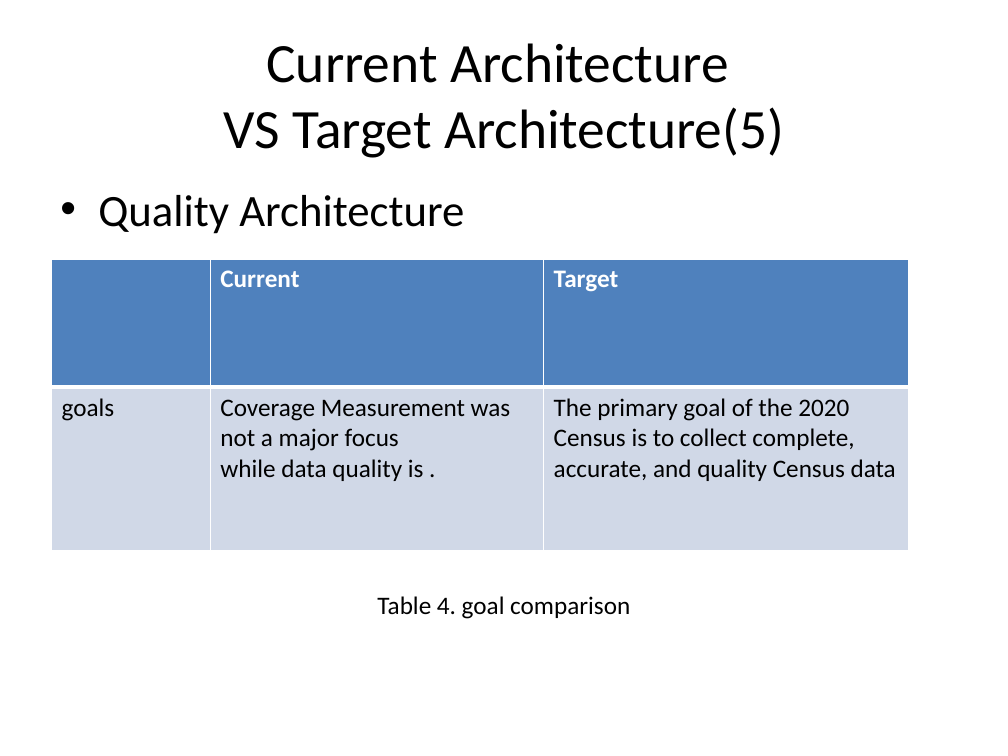
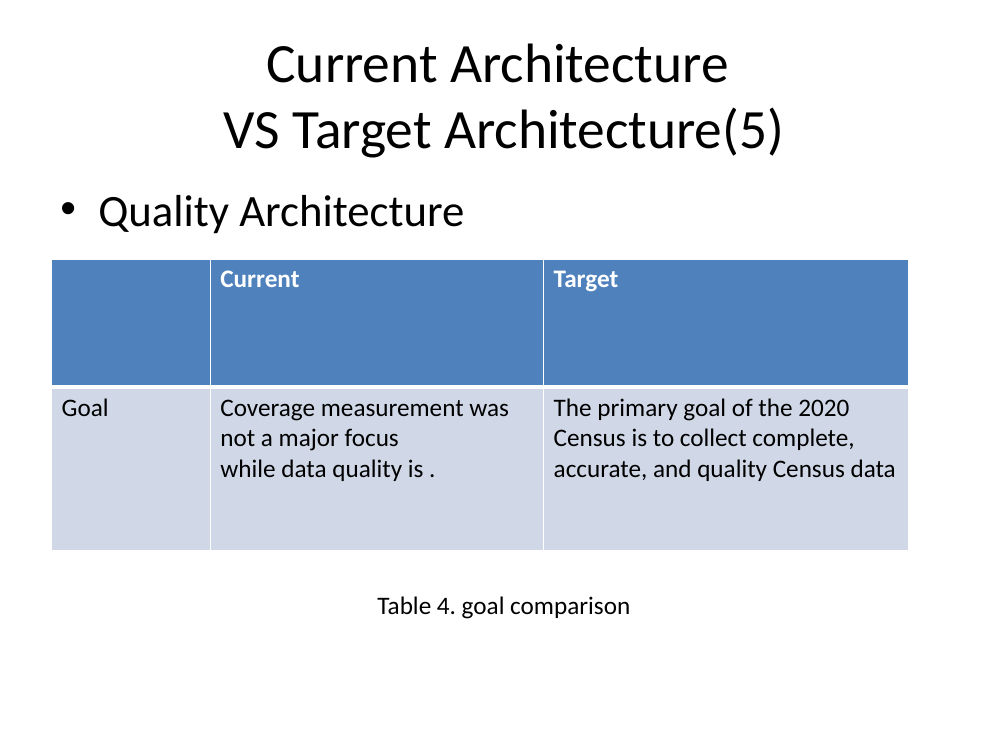
Before and after one commit to J2EEBeliever/INFS-774-LFreeman-JWang-NVilailack, a slide deck: slide 16 of INFS 774 Junxiang Technical Architecture.pptx (slide 22 before the commit). Drawn at 1008x756 pixels with LibreOffice and Linux fonts; fonts in the diff are those of the drawing; background and template pictures are left out. Boxes give left, top, right and bottom in pixels: in the first picture for what was removed or moved away, otherwise in the second. Text is boxed around its words. In the diff, an @@ line names an element or a change of style, - is before the commit and + after.

```diff
--- a/INFS 774 Junxiang Technical Architecture.pptx
+++ b/INFS 774 Junxiang Technical Architecture.pptx
@@ table at bbox=[51, 259, 908, 548] @@
-row 2, column 1: goals
+row 2, column 1: Goal
-row 2, column 2: Coverage Measurement was not a major focus while data quality is .
+row 2, column 2: Coverage measurement was not a major focus while data quality is .
```
Also in this commit, not shown: 2 other slides changed, 6 slides removed, 1 other file.
